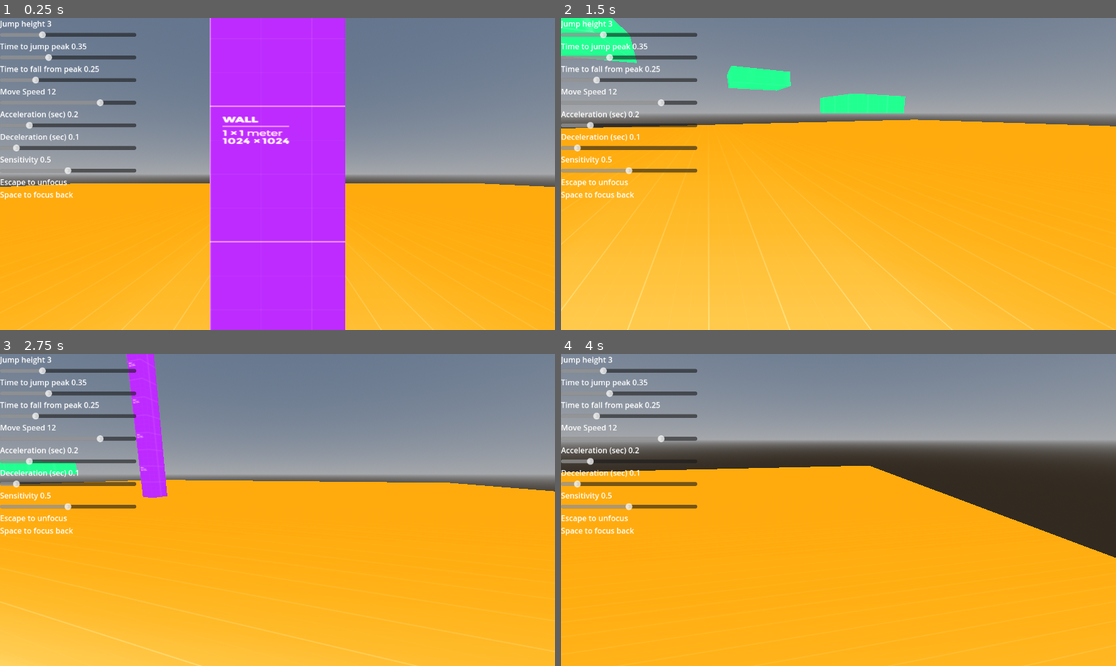
Above: before the commit, frames 1-4 (two rows, left to right).
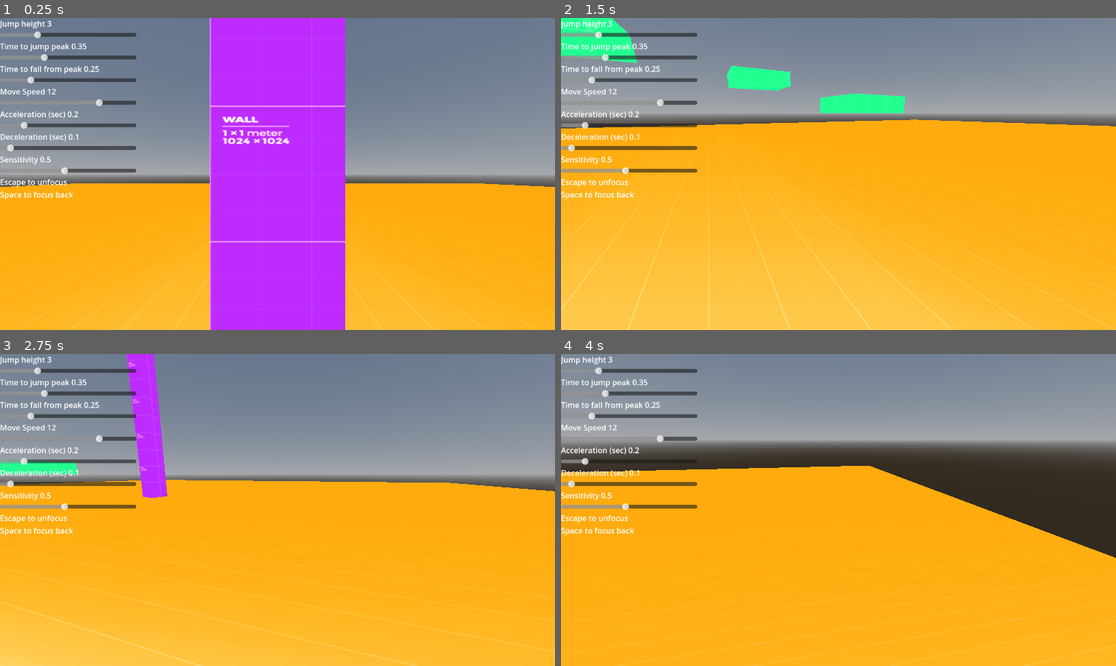
Above: after the commit, the same moments.

Repository: cookie1170/3d-character-controller
Game: Godot game, scene res://levels/level.tscn
The game is run twice, just before and just after one commit, with the same random seed, the same clock (stepped at 60 frames per second) and the same inputs.
Inputs (mouse positions are in pixels of both pictures, inside the frame that each line leads up to):
- Up to frame 1 (0.25 s): no input
- Up to frame 2 (1.5 s): tap Enter at 0.5 s; move the mouse to (960, 158) at 0.52 s; hold D (right) 0.53-1.28 s; hold Space (focus_click) 0.53-1.28 s; move the mouse to (810, 174) at 1.27 s; hold S (back) from 1.28 s (still down); tap W (forw) at 1.35 s
- Up to frame 3 (2.75 s): move the mouse to (288, 503) at 2.02 s; release S (back) at 2.03 s; hold D (right) from 2.03 s (still down); hold Space (focus_click) from 2.03 s (still down)
- Up to frame 4 (4 s): move the mouse to (832, 516) at 2.77 s; release Space (focus_click) at 2.78 s; tap W (forw) at 2.85 s; move the mouse to (877, 513) at 3.52 s; release D (right) at 3.53 s; hold A (left) from 3.53 s (still down); hold Space (focus_click) from 3.53 s (still down)

The runs differ from the first frame. In frame 1, 0.2% of the frame differs, in the area x 1-19%, y 4-51%; in frame 2, 0.2%; in frame 3, 0.2%; in frame 4, 0.2%.

Commit message:
now you can't break the things by setting some values to 0

Diff:
--- a/levels/level.tscn
+++ b/levels/level.tscn
@@ -111,8 +111,10 @@
 
 [node name="HSlider" type="HSlider" parent="CanvasLayer/VBoxContainer/VBoxContainer"]
 layout_mode = 2
+min_value = 0.5
 max_value = 10.0
 step = 0.5
+value = 0.5
 script = ExtResource("5_ic6ij")
 player_var_name = "jump_height"
 
@@ -129,8 +131,10 @@
 
 [node name="HSlider" type="HSlider" parent="CanvasLayer/VBoxContainer/VBoxContainer2"]
 layout_mode = 2
-max_value = 1.0
-step = 0.05
+min_value = 0.05
+max_value = 1.0
+step = 0.05
+value = 0.05
 script = ExtResource("5_ic6ij")
 player_var_name = "peak_time_sec"
 
@@ -146,8 +150,10 @@
 
 [node name="HSlider" type="HSlider" parent="CanvasLayer/VBoxContainer/VBoxContainer3"]
 layout_mode = 2
-max_value = 1.0
-step = 0.05
+min_value = 0.05
+max_value = 1.0
+step = 0.05
+value = 0.05
 script = ExtResource("5_ic6ij")
 player_var_name = "fall_time_sec"
 
@@ -163,8 +169,10 @@
 
 [node name="HSlider" type="HSlider" parent="CanvasLayer/VBoxContainer/VBoxContainer4"]
 layout_mode = 2
+min_value = 0.5
 max_value = 16.0
 step = 0.5
+value = 0.5
 script = ExtResource("5_ic6ij")
 player_var_name = "move_speed"
 
@@ -180,8 +188,10 @@
 
 [node name="HSlider" type="HSlider" parent="CanvasLayer/VBoxContainer/VBoxContainer5"]
 layout_mode = 2
-max_value = 1.0
-step = 0.05
+min_value = 0.05
+max_value = 1.0
+step = 0.05
+value = 0.05
 script = ExtResource("5_ic6ij")
 player_var_name = "accel_time_sec"
 
@@ -197,8 +207,10 @@
 
 [node name="HSlider" type="HSlider" parent="CanvasLayer/VBoxContainer/VBoxContainer6"]
 layout_mode = 2
-max_value = 1.0
-step = 0.05
+min_value = 0.05
+max_value = 1.0
+step = 0.05
+value = 0.05
 script = ExtResource("5_ic6ij")
 player_var_name = "decel_time_sec"
 
@@ -214,8 +226,10 @@
 
 [node name="HSlider" type="HSlider" parent="CanvasLayer/VBoxContainer/VBoxContainer7"]
 layout_mode = 2
-max_value = 1.0
-step = 0.05
+min_value = 0.05
+max_value = 1.0
+step = 0.05
+value = 0.05
 script = ExtResource("5_ic6ij")
 player_var_name = "sensitivity"
 
